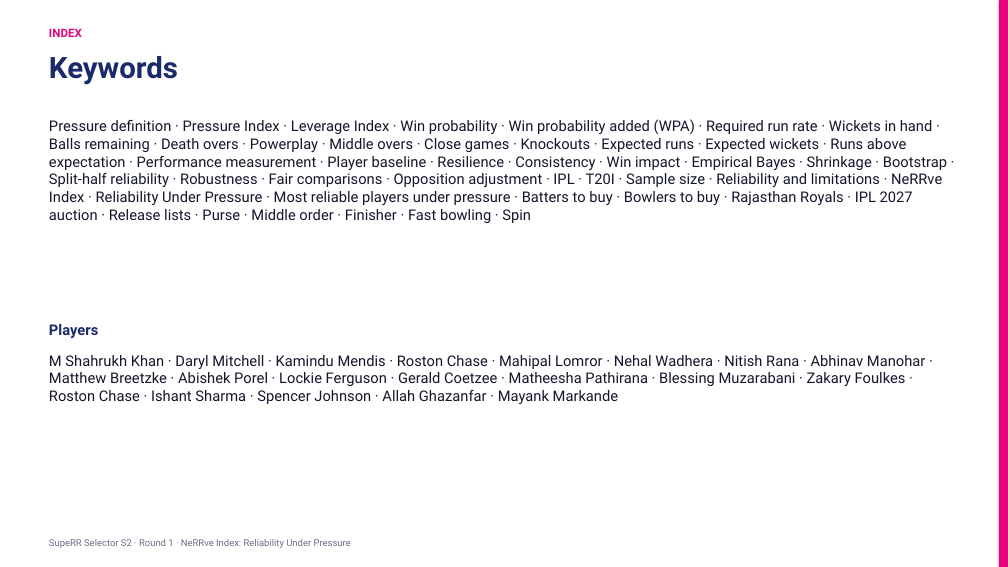
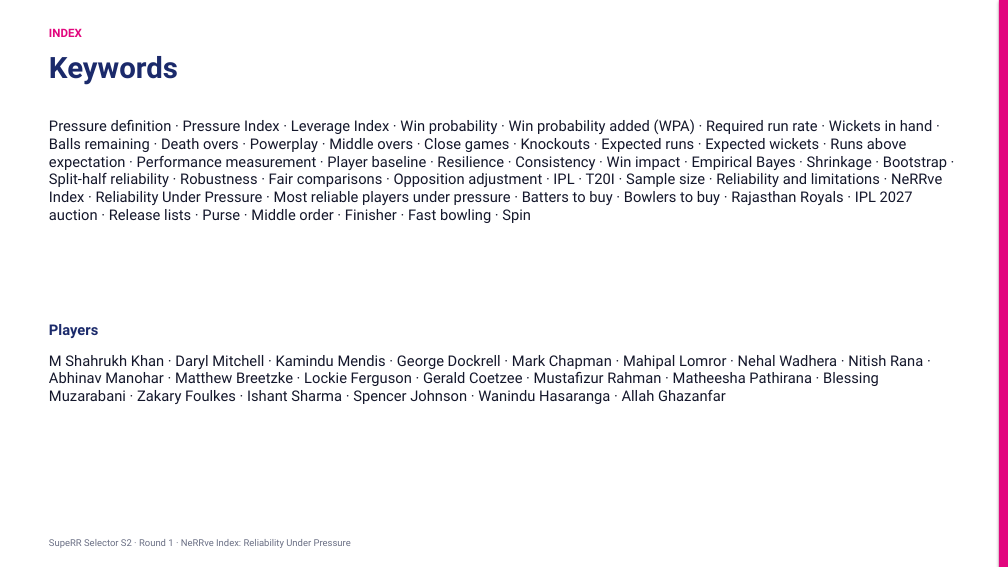
Before and after one commit to KoduruChandrasekhar/RRAuction-, a slide deck: slide 18 of submission/NeRRve_Deck.pptx. Drawn at 1008x567 pixels with LibreOffice and Linux fonts; fonts in the diff are those of the drawing. Boxes give left, top, right and bottom in pixels: in the first picture for what was removed or moved away, otherwise in the second. Text is boxed around its words. In the diff, an @@ line names an element or a change of style, - is before the commit and + after.

```diff
--- a/submission/NeRRve_Deck.pptx
+++ b/submission/NeRRve_Deck.pptx
@@ text at bbox=[49, 355, 923, 404]: text changed @@
-M Shahrukh Khan · Daryl Mitchell · Kamindu Mendis · Roston Chase · Mahipal Lomror · Nehal Wadhera · Nitish Rana · Abhinav Manohar · Matthew Breetzke · Abishek Porel · Lockie Ferguson · Gerald Coetzee · Matheesha Pathirana · Blessing Muzarabani · Zakary Foulkes · Roston Chase · Ishant Sharma · Spencer Johnson · Allah Ghazanfar · Mayank Markande
+M Shahrukh Khan · Daryl Mitchell · Kamindu Mendis · George Dockrell · Mark Chapman · Mahipal Lomror · Nehal Wadhera · Nitish Rana · Abhinav Manohar · Matthew Breetzke · Lockie Ferguson · Gerald Coetzee · Mustafizur Rahman · Matheesha Pathirana · Blessing Muzarabani · Zakary Foulkes · Ishant Sharma · Spencer Johnson · Wanindu Hasaranga · Allah Ghazanfar
```
Also in this commit, not shown: 4 other slides changed, 6 other files.
